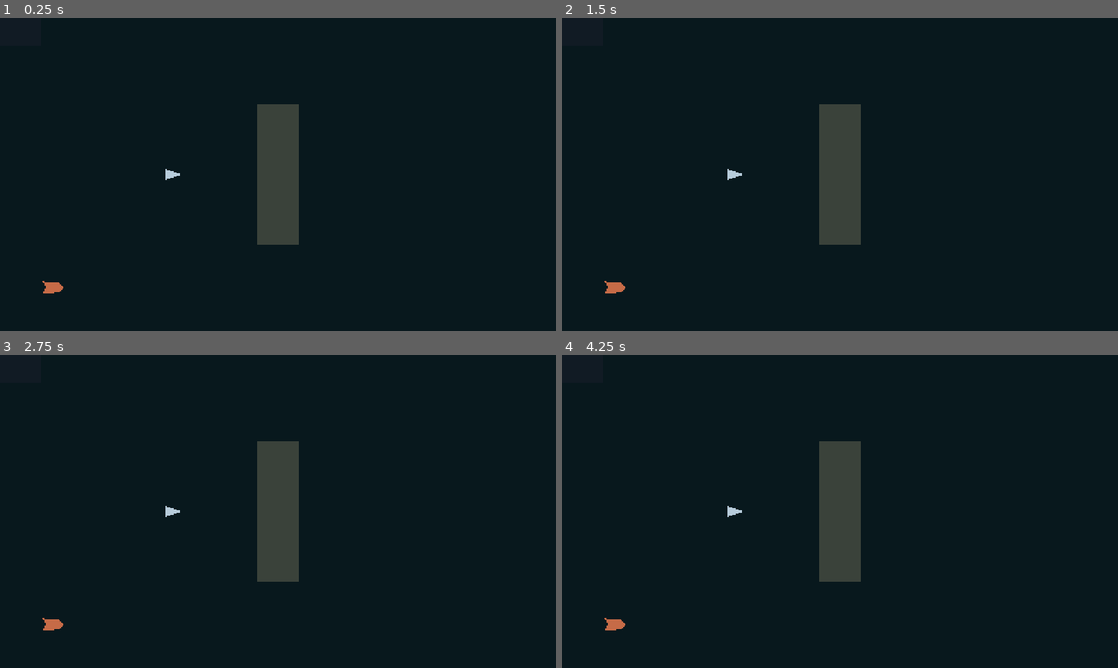
Above: before the commit, frames 1-4 (two rows, left to right).
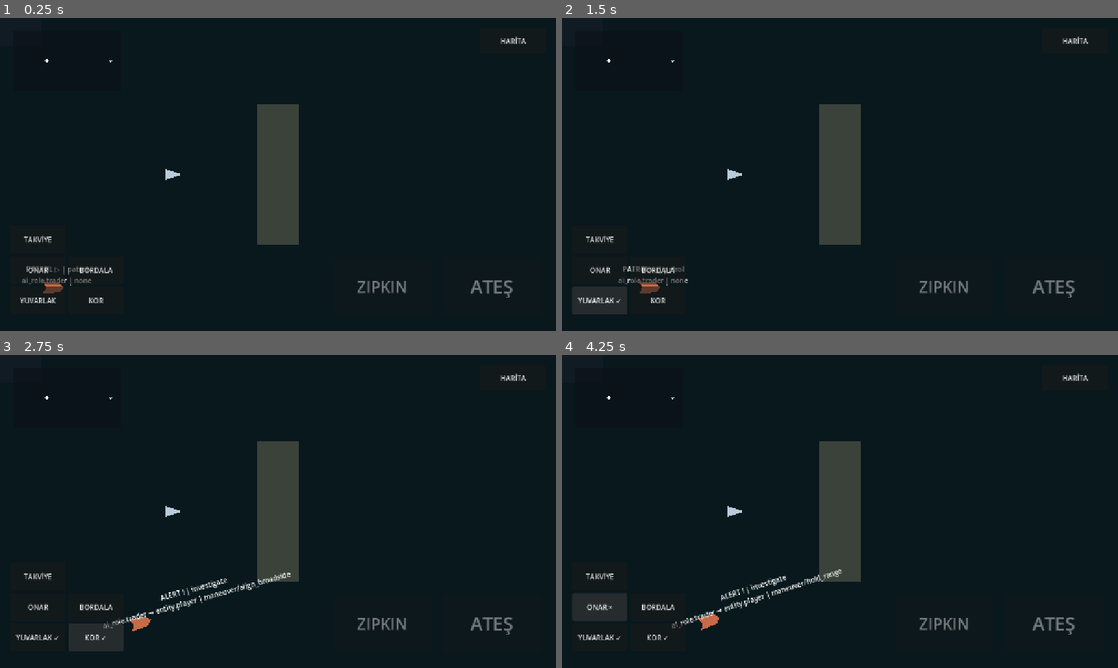
Above: after the commit, the same moments.

Repository: TheOsmanYILDIRIM/SeaCraft
Game: Godot game, scene res://src/presentation/bootstrap.tscn
Same seed, same stepped clock (60 frames per second), same inputs: the game is played once before the commit and once after it.
Inputs (mouse positions are in pixels of both pictures, inside the frame that each line leads up to):
- Up to frame 1 (0.25 s): no input
- Up to frame 2 (1.5 s): click (600, 299) at 0.5 s, where only the run after the commit has a clickable "YUVARLAK"; click (600, 299) at 1.25 s, where only the run after the commit has a clickable "YUVARLAK ✓"
- Up to frame 3 (2.75 s): click (94, 636) at 2 s, where only the run after the commit has a clickable "KOR"
- Up to frame 4 (4.25 s): click (656, 636) at 2.75 s, where only the run after the commit has a clickable "KOR ✓"; click (600, 608) at 3.5 s, where only the run after the commit has a clickable "ONAR"

The runs differ from the first frame. In frame 1, 1.0% of the frame differs, in the area x 3-95%, y 5-92%; in frame 2, 1.9%; in frame 3, 2.4%, in the area x 2-95%, y 5-95%; in frame 4, 2.3%.
Error before the commit: Parse Error: Cannot infer the type of "expected_status" variable because the value doesn't have a set type. (res://src/simulation/progression/prg04_quest_state…

Commit message:
fix: type PRG-04 quest authority intermediates

Diff:
--- a/src/simulation/progression/prg04_quest_state.gd
+++ b/src/simulation/progression/prg04_quest_state.gd
@@ -418,7 +418,7 @@
 				return false
 			if not row["status"] is String:
 				return false
-			var expected_status := {"available": "available", "active": STATUS_ACTIVE, "completable": STATUS_COMPLETABLE, "completed": STATUS_COMPLETED, "failed": STATUS_FAILED}[group]
+			var expected_status: String = str({"available": "available", "active": STATUS_ACTIVE, "completable": STATUS_COMPLETABLE, "completed": STATUS_COMPLETED, "failed": STATUS_FAILED}[group])
 			if str(row["status"]) != str(expected_status):
 				return false
 			if not row["objectives"] is Array or not row["reward_preview"] is Dictionary or not row["region_ids"] is Array or not row["sector_ids"] is Array or not _integer(row["remaining_ticks"]):
@@ -482,12 +482,12 @@
 	var instance: Dictionary = quests[quest_id]
 	if str(instance["status"]) != STATUS_COMPLETABLE or bool(instance["reward_claimed"]):
 		return _reject(OP_TURN_IN, "quest_not_completable")
-	var before_quantities := _inventory.quantities_snapshot(owner_id)
-	var before_prg03 := _inventory.prg03_state_snapshot()
+	var before_quantities: Dictionary = _inventory.quantities_snapshot(owner_id)
+	var before_prg03: Dictionary = _inventory.prg03_state_snapshot()
 	var reward_result := _apply_rewards(owner_id, definition, int(instance["cycle"]))
 	if not bool(reward_result["accepted"]):
-		var quantities_ok := _inventory.restore_quantities(owner_id, before_quantities)
-		var prg03_ok := _inventory.restore_prg03_state(before_prg03)
+		var quantities_ok: bool = _inventory.restore_quantities(owner_id, before_quantities)
+		var prg03_ok: bool = _inventory.restore_prg03_state(before_prg03)
 		if not quantities_ok or not prg03_ok:
 			return _reject(OP_TURN_IN, "reward_rollback_failed")
 		return _reject(OP_TURN_IN, str(reward_result["reason"]))
@@ -519,13 +519,13 @@
 		return {"accepted": false, "reason": "reward_item_commit_failed", "reward": {}}
 	if definition.xp_reward > 0:
 		var xp_event := "event.xp.quest.%s.%d" % [definition.stable_id, cycle]
-		var xp_result := _inventory.grant_xp_authoritative(owner_id, xp_event, "quest", definition.xp_reward)
+		var xp_result: Dictionary = _inventory.grant_xp_authoritative(owner_id, xp_event, "quest", definition.xp_reward)
 		if not bool(xp_result.get("accepted", false)):
 			return {"accepted": false, "reason": "reward_xp_failed", "reward": {}}
 	for gate_id in definition.reward_gate_ids:
 		if _inventory.progression_gate_completed(owner_id, str(gate_id)):
 			continue
-		var gate_result := _inventory.complete_progression_gate_authoritative(owner_id, str(gate_id))
+		var gate_result: Dictionary = _inventory.complete_progression_gate_authoritative(owner_id, str(gate_id))
 		if not bool(gate_result.get("accepted", false)):
 			return {"accepted": false, "reason": "reward_gate_failed", "reward": {}}
 	return {
